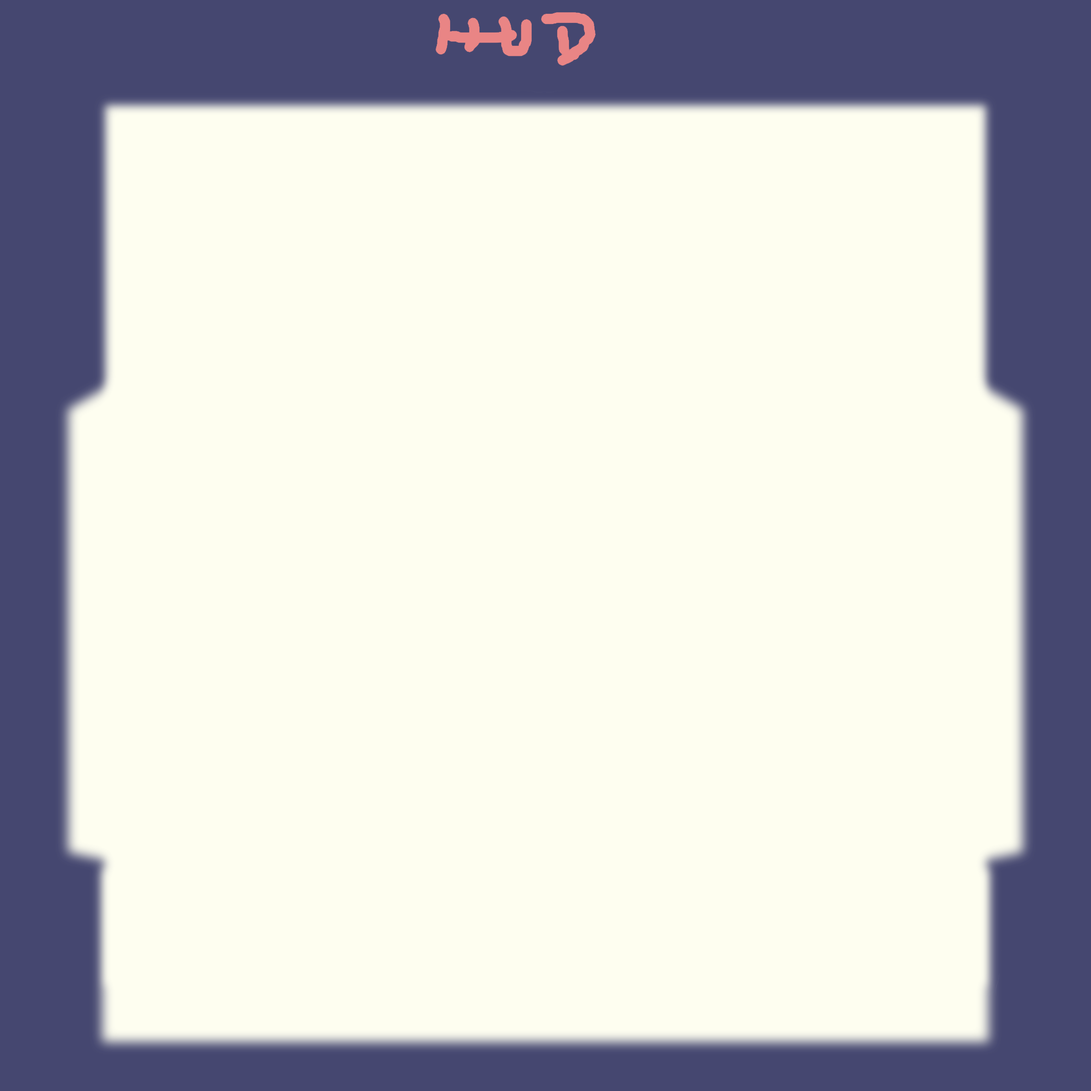
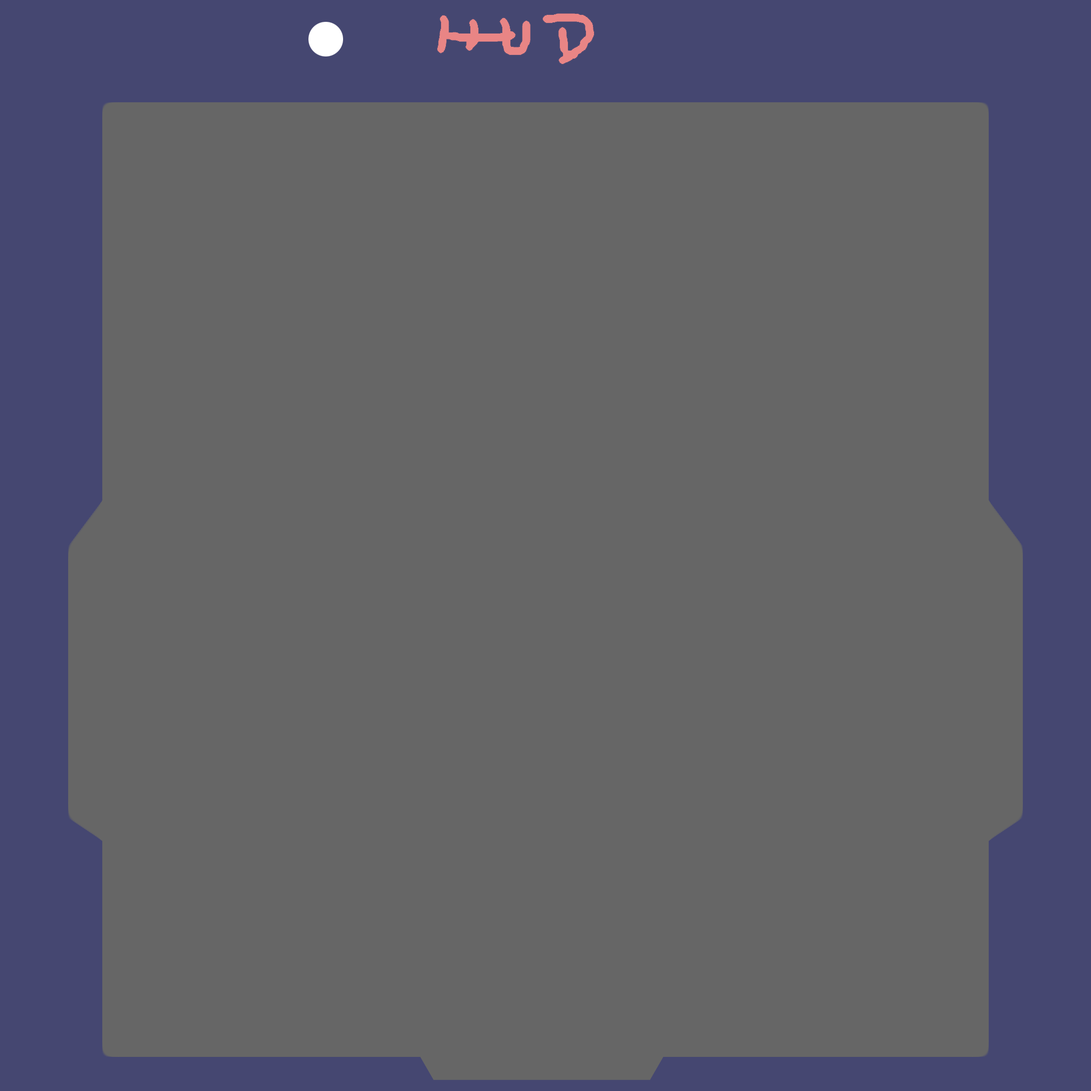
Layers edited between the first and the second 1091px x 1091px image:
painted on "Layer 1" over (x1=57, y1=11, x2=1034, y2=1081)
"BG": opacity 50% → 60%, painted on it over (x1=57, y1=11, x2=1034, y2=1081)
